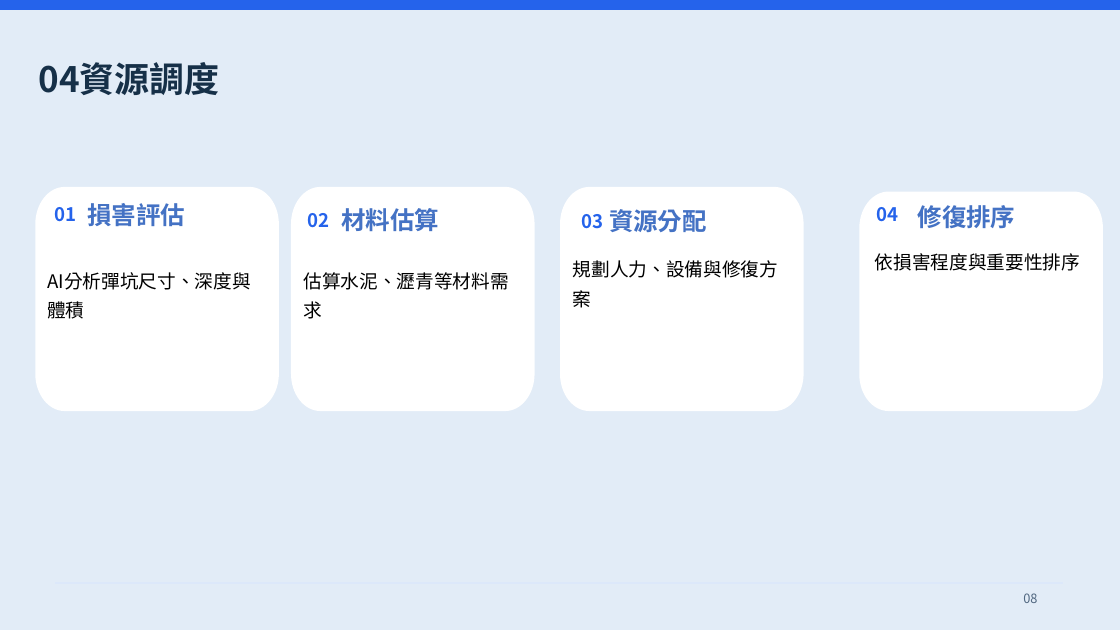
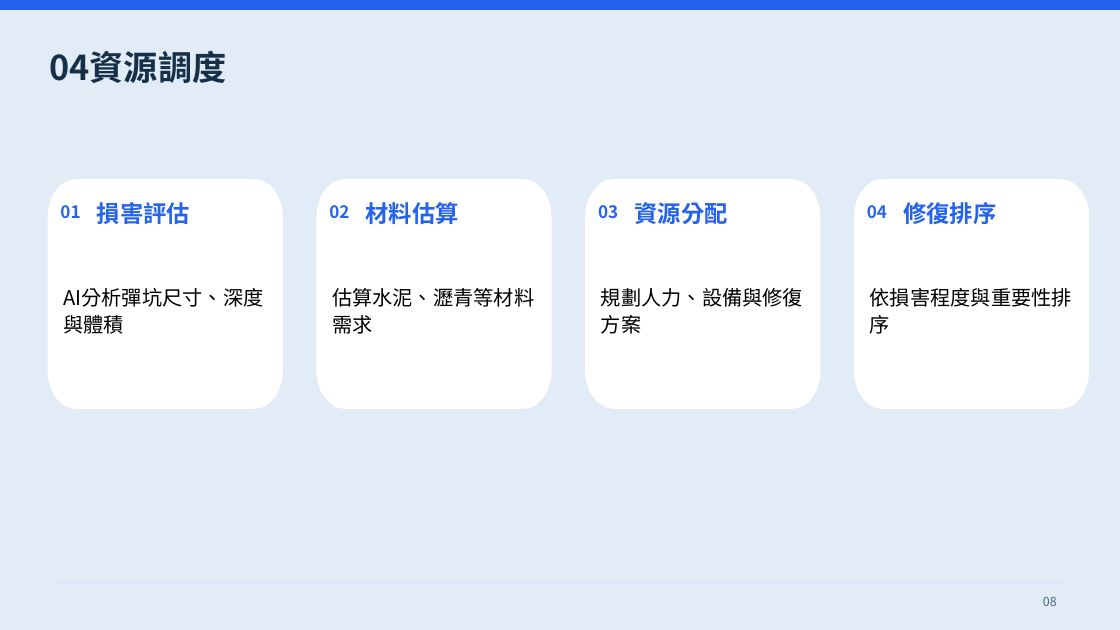
Before and after one commit to Sean970105/Sean970105, a slide deck: slide 8 of presentations/presentation.pptx. Drawn at 1120x630 pixels with LibreOffice and Linux fonts; fonts in the diff are those of the drawing. Boxes give left, top, right and bottom in pixels: in the first picture for what was removed or moved away, otherwise in the second. Text is boxed around its words. In the diff, an @@ line names an element or a change of style, - is before the commit and + after.

Commit message:
Tidy presentation layout and fix body text colors

```diff
--- a/presentations/presentation.pptx
+++ b/presentations/presentation.pptx
@@ text "04資源調度": place and size @@
-text "04資源調度" at <box>38,62,219,95</box>
+text "04資源調度" at <box>49,50,226,83</box>
@@ text "04資源調度" at <box>49,50,226,83</box>: size 45 to 44 pt; line spacing 54pt to 1.12; vertical alignment top to middle @@
@@ freeform shape: place and size @@
-freeform shape at <box>35,187,279,411</box>
+freeform shape at <box>48,179,283,409</box>
@@ freeform shape: place and size @@
-freeform shape at <box>291,187,535,411</box>
+freeform shape at <box>316,179,552,409</box>
@@ freeform shape: place and size @@
-freeform shape at <box>560,187,804,411</box>
+freeform shape at <box>585,179,820,409</box>
@@ freeform shape: place and size @@
-freeform shape at <box>860,192,1103,411</box>
+freeform shape at <box>854,179,1089,409</box>
@@ text "損害評估": place and size @@
-text "損害評估" at <box>87,203,185,226</box>
+text "損害評估" at <box>97,202,190,224</box>
@@ text "02": place and size @@
-text "02" at <box>307,213,329,228</box>
+text "02" at <box>329,205,349,218</box>
@@ text "材料估算": place and size @@
-text "材料估算" at <box>342,208,440,231</box>
+text "材料估算" at <box>366,202,459,224</box>
@@ text "03": place and size @@
-text "03" at <box>581,214,603,229</box>
+text "03" at <box>598,205,618,218</box>
@@ text "資源分配": place and size @@
-text "資源分配" at <box>609,209,707,232</box>
+text "資源分配" at <box>634,202,727,224</box>
@@ size 24 to 22 pt; line spacing 28.8pt to 1.12; vertical alignment top to middle in 4 elements at <box>60,205,80,218</box>, <box>598,205,618,218</box>, <box>329,205,349,218</box>, <box>867,205,887,218</box> @@
@@ text "04": place and size @@
-text "04" at <box>876,207,898,222</box>
+text "04" at <box>867,205,887,218</box>
@@ size 31.5 to 30 pt, text colour #4472C4 to #2563EB; line spacing 37.8pt to 1.12; vertical alignment top to middle in 4 elements at <box>97,202,190,224</box>, <box>366,202,459,224</box>, <box>634,202,727,224</box>, <box>903,202,996,224</box> @@
@@ text "修復排序": place and size @@
-text "修復排序" at <box>918,205,1016,228</box>
+text "修復排序" at <box>903,202,996,224</box>
@@ text "AI分析彈坑尺寸、深度與體積": place and size @@
-text "AI分析彈坑尺寸、深度與體積" at <box>47,272,251,319</box>
+text "AI分析彈坑尺寸、深度與體積" at <box>63,288,263,334</box>
@@ text "估算水泥、瀝青等材料需求": place and size @@
-text "估算水泥、瀝青等材料需求" at <box>304,272,509,319</box>
+text "估算水泥、瀝青等材料需求" at <box>332,288,534,334</box>
@@ text "規劃人力、設備與修復方案": place and size @@
-text "規劃人力、設備與修復方案" at <box>573,260,778,308</box>
+text "規劃人力、設備與修復方案" at <box>601,288,803,334</box>
@@ size 24 to 26 pt; line spacing 37.8pt to 1.12; vertical alignment top to middle in 4 elements at <box>63,288,263,334</box>, <box>332,288,534,334</box>, <box>601,288,803,334</box>, <box>870,288,1072,334</box> @@
@@ text "依損害程度與重要性排序": place and size @@
-text "依損害程度與重要性排序" at <box>875,253,1080,271</box>
+text "依損害程度與重要性排序" at <box>870,288,1072,334</box>
@@ text "08" at <box>1043,597,1057,606</box>: size 16.5 to 16 pt; alignment left to right; line spacing 19.8pt to 1.12; vertical alignment top to middle @@
```
Also in this commit, not shown: 11 other slides changed, 1 other file.
